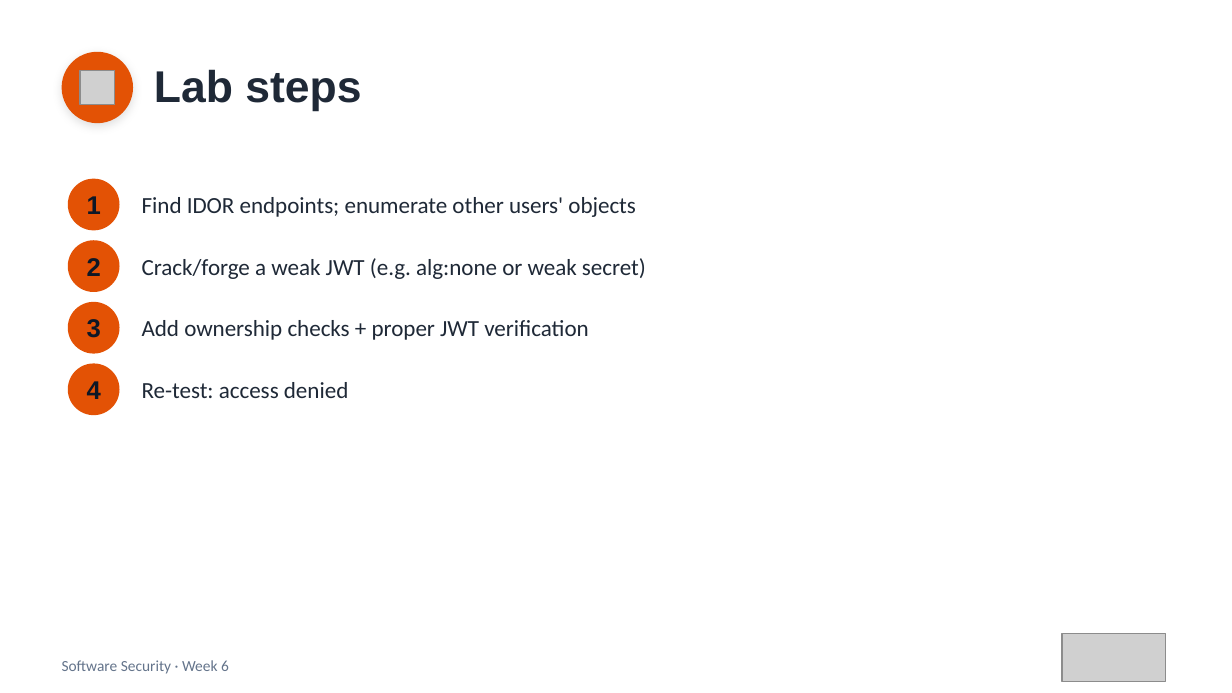
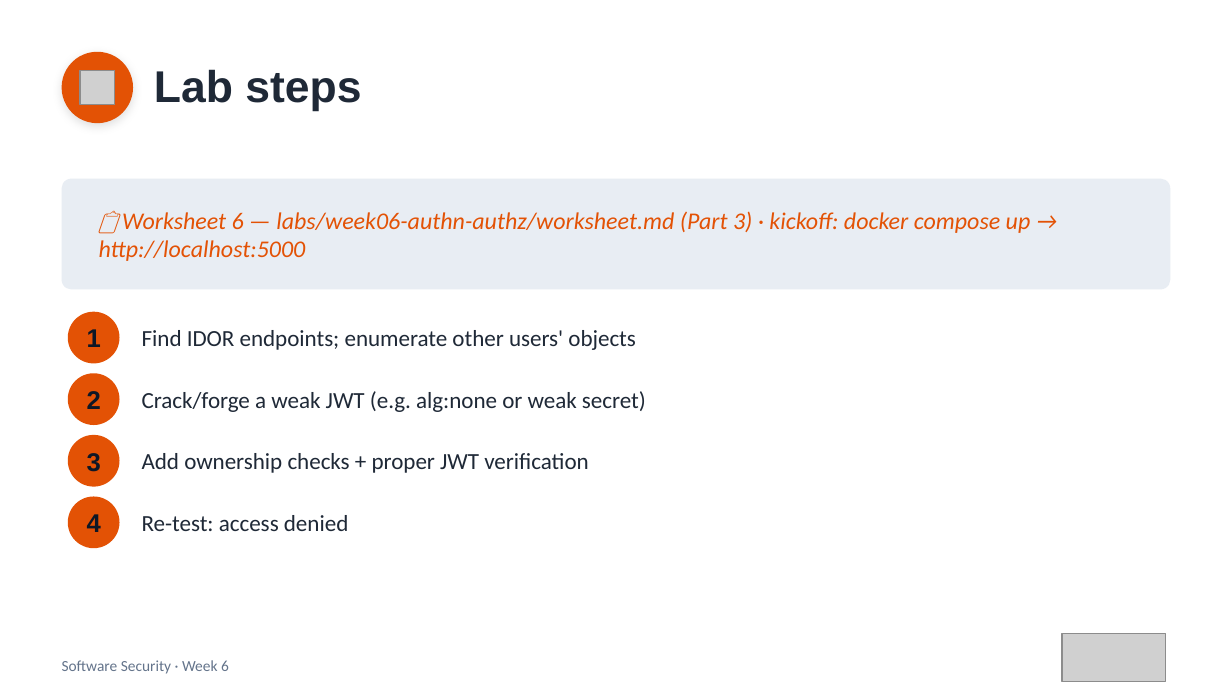
Before and after one commit to nutthakorn7/software-security, a slide deck: slide 16 of slides/pptx/week06.pptx. Drawn at 1232x693 pixels with LibreOffice and Linux fonts; fonts in the diff are those of the drawing; grey boxes stand for pictures. Boxes give left, top, right and bottom in pixels: in the first picture for what was removed or moved away, otherwise in the second. Text is boxed around its words. In the diff, an @@ line names an element or a change of style, - is before the commit and + after.

```diff
--- a/slides/pptx/week06.pptx
+++ b/slides/pptx/week06.pptx
@@ rounded rectangle added at <box>62,179,1170,290</box>, fill #E8EDF3 @@
@@ text added at <box>99,211,1031,261</box>, 14 pt, text #E35205, italic @@
+📋 Worksheet 6 — labs/week06-authn-authz/worksheet.md (Part 3) · kickoff: docker compose up → http://localhost:5000
@@ ellipse: place and size @@
-ellipse at <box>68,302,120,354</box>
+ellipse at <box>68,312,120,363</box>
@@ ellipse: place and size @@
-ellipse at <box>68,363,120,415</box>
+ellipse at <box>68,373,120,425</box>
@@ ellipse: place and size @@
-ellipse at <box>68,179,120,230</box>
+ellipse at <box>68,435,120,487</box>
@@ ellipse: place and size @@
-ellipse at <box>68,240,120,292</box>
+ellipse at <box>68,496,120,548</box>
@@ 8 texts: place and size @@
-8 texts at <box>87,196,646,399</box>
+8 texts at <box>87,329,646,532</box>
```
Also in this commit, not shown: 23 other files.
